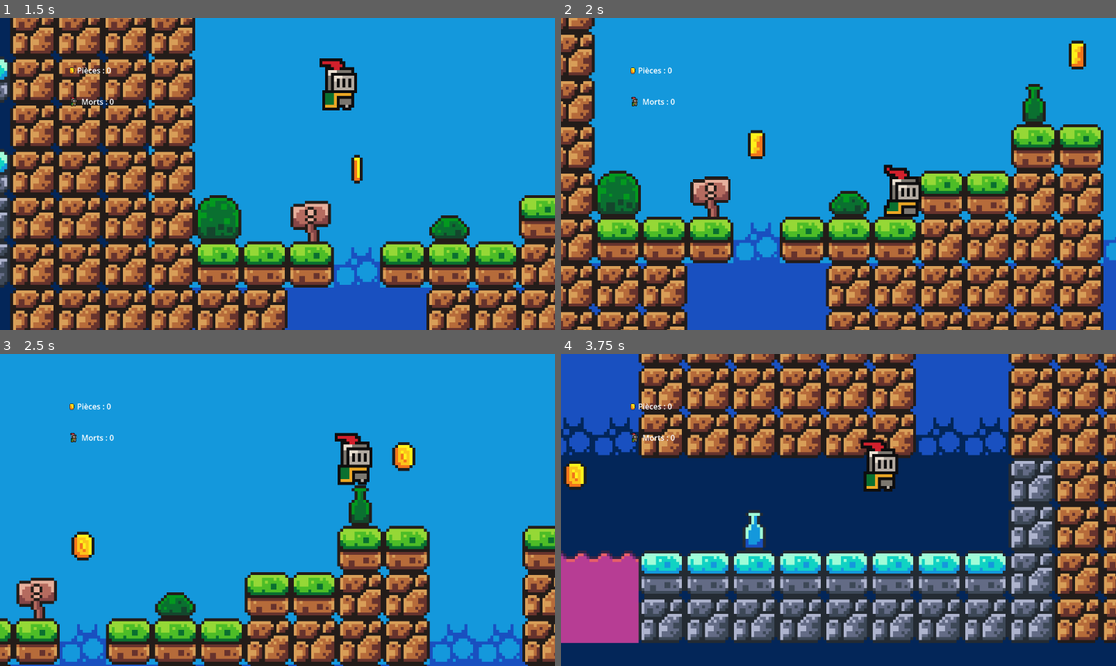
Above: before the commit, frames 1-4 (two rows, left to right).
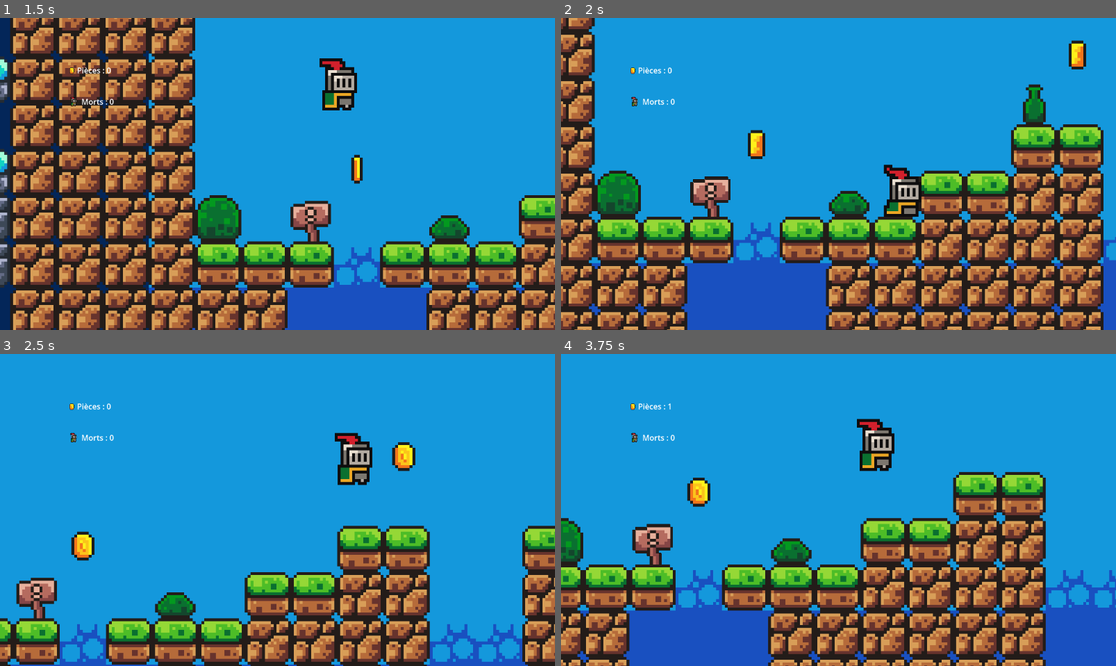
Above: after the commit, the same moments.

Repository: ElChavo00/Plante-Salmreon_Alexandre_TP_2
Game: Godot game, scene res://scenes/menu.tscn
Two runs of this game, one before a commit and one after it. Both use one fixed random seed, a clock stepped at 60 frames per second and the inputs below. Sound files missing from this copy of the repository are replaced by a short silence.
Inputs:
- Up to frame 1 (1.5 s): click "Commencer" at 0.5 s; tap Enter (ui_accept) at 1.25, 1.35 s; hold Right (ui_right) from 1.28 s (still down)
- Up to frame 2 (2 s): keep holding Right (ui_right); tap Enter (ui_accept) at 1.52, 1.82 s
- Up to frame 3 (2.5 s): keep holding Right (ui_right); tap Enter (ui_accept) at 2.1, 2.27 s
- Up to frame 4 (3.75 s): tap Enter (ui_accept) at 2.57, 2.85, 3.6 s; release Right (ui_right) at 2.78 s; hold Left (ui_left) 2.78-3.53 s; hold Right (ui_right) from 3.53 s (still down)

Frame 1 is identical in both runs. In frame 2, 0.1% of the frame differs, in the area x 83-88%, y 21-35%; in frame 3, 0.5%; in frame 4, 99%, in the area x 0-100%, y 0-100%.

Commit message:
Add potion item with double jump functionality and update player jump mechanics

Diff:
--- a/scenes/map_2.tscn
+++ b/scenes/map_2.tscn
@@ -464,5 +464,10 @@
 
 [node name="Pancarte" parent="." instance=ExtResource("10_0a3ge")]
 position = Vector2(58, -7)
+message = "Gauche ou Droite"
+
+[node name="Pancarte2" parent="." instance=ExtResource("10_0a3ge")]
+position = Vector2(1018, -71)
+message = "Sautez"
 
 [editable path="portal2"]
--- a/scenes/node_2d.tscn
+++ b/scenes/node_2d.tscn
@@ -9,6 +9,7 @@
 [ext_resource type="PackedScene" uid="uid://1na2rb1uqk2l" path="res://scenes/hud.tscn" id="7_fws66"]
 [ext_resource type="PackedScene" uid="uid://dlr4oyfpxqd6y" path="res://scenes/pause_menu.tscn" id="8_hh0fu"]
 [ext_resource type="PackedScene" uid="uid://du8vyrcuove6e" path="res://scenes/pancarte.tscn" id="9_3m5ht"]
+[ext_resource type="PackedScene" uid="uid://1okjkym0u0ep" path="res://scenes/potion.tscn" id="10_dubn7"]
 
 [sub_resource type="TileSetAtlasSource" id="TileSetAtlasSource_rnjyy"]
 texture = ExtResource("2_4dvvg")
@@ -192,7 +193,7 @@
 
 [node name="devant" type="TileMapLayer" parent="TileMap"]
 use_parent_material = true
-tile_map_data = PackedByteArray("AAD//wAAAAAAAAAAAAAAAAAAAAA …(6224 unchanged characters)… FAAUAAAAdAPz/AAAFAAQAAAAdAPv/AAAFAAMAAAAIAP3/AAAAAAcAAAAnAAIAAAAFAAYAAAA4AP7/AAAHAAYAAAAPAAcAAAA …(2795 unchanged characters)…
+tile_map_data = PackedByteArray("AAD//wAAAAAAAAAAAAAAAAAAAAA …(6224 unchanged characters)… FAAUAAAAdAPz/AAAFAAQAAAAdAPv/AAAFAAMAAAAnAAIAAAAFAAYAAAA4AP7/AAAHAAYAAAAPAAcAAAA …(2795 unchanged characters)…
 tile_set = SubResource("TileSet_4vge2")
 
 [node name="mechant4" parent="TileMap" instance=ExtResource("2_04qyp")]
@@ -268,5 +269,8 @@
 message = "Collectioner les piéces d'Or"
 
 [node name="Pancarte2" parent="." instance=ExtResource("9_3m5ht")]
-position = Vector2(920, -23)
+position = Vector2(919, -23)
 message = "Attendez dans le Portail"
+
+[node name="potion" parent="." instance=ExtResource("10_dubn7")]
+position = Vector2(136, -39)
--- /dev/null
+++ b/scenes/potion.gd
@@ -0,0 +1,12 @@
+extends Area2D
+
+func _on_body_entered(body):
+	if body.name == "Player" or body is CharacterBody2D:
+
+
+		if body.has_method("unlock_double_jump"):
+			body.unlock_double_jump()
+
+
+
+			queue_free()
--- /dev/null
+++ b/scenes/potion.tscn
@@ -0,0 +1,23 @@
+[gd_scene load_steps=5 format=3 uid="uid://1okjkym0u0ep"]
+
+[ext_resource type="Script" uid="uid://cjf7w1ycsdwyx" path="res://scenes/potion.gd" id="1_le10y"]
+[ext_resource type="Texture2D" uid="uid://dnllivt3juf3f" path="res://assets/sprites/world_tileset.png" id="1_ym5ma"]
+
+[sub_resource type="AtlasTexture" id="AtlasTexture_le10y"]
+atlas = ExtResource("1_ym5ma")
+region = Rect2(3.90145, 113.855, 8.1492, 14.147)
+
+[sub_resource type="RectangleShape2D" id="RectangleShape2D_itmmj"]
+size = Vector2(14, 17)
+
+[node name="potion" type="Area2D"]
+script = ExtResource("1_le10y")
+
+[node name="Sprite2D" type="Sprite2D" parent="."]
+texture = SubResource("AtlasTexture_le10y")
+
+[node name="CollisionShape2D" type="CollisionShape2D" parent="."]
+position = Vector2(0, -1.5)
+shape = SubResource("RectangleShape2D_itmmj")
+
+[connection signal="body_entered" from="." to="." method="_on_body_entered"]
--- a/scripts/player.gd
+++ b/scripts/player.gd
@@ -6,6 +6,10 @@
 const FALL_LIMIT = 2000
 
 var gravity = ProjectSettings.get_setting("physics/2d/default_gravity")
+
+var has_double_jump_item = false
+
+var jumps_made = 0
 
 @onready var animated_sprite_2d: AnimatedSprite2D = $AnimatedSprite2D
 @onready var jump_sound = $JumpSound
@@ -20,10 +24,21 @@
 		die()
 
 
-	if Input.is_action_just_pressed("ui_accept") and is_on_floor():
-		velocity.y = JUMP_VELOCITY
-		jump_sound.play()
-		print("Saut déclenché !")
+	if is_on_floor():
+		jumps_made = 0
+
+	# Gestion du Saut
+	if Input.is_action_just_pressed("ui_accept"):
+
+		if is_on_floor():
+			velocity.y = JUMP_VELOCITY
+			jump_sound.play()
+
+
+		elif has_double_jump_item and jumps_made < 1:
+			velocity.y = JUMP_VELOCITY
+			jumps_made += 1
+			jump_sound.play()
 
 	var direction = Input.get_axis("ui_left", "ui_right")
 
@@ -48,3 +63,7 @@
 
 
 	get_tree().reload_current_scene()
+
+func unlock_double_jump():
+	has_double_jump_item = true
+	print("Double saut activé !")
Not shown: 1 places in scenes/node_2d.tscn that only renumber resources
Not shown, added: scenes/potion.gd.uid
